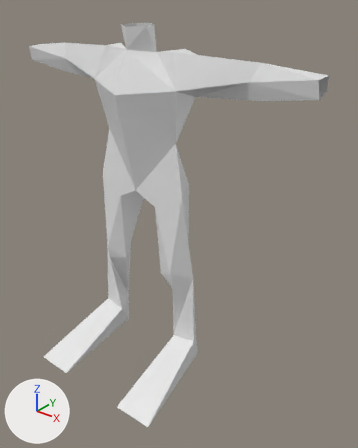
The Blender file microPerson.blend: old version first, new version second.
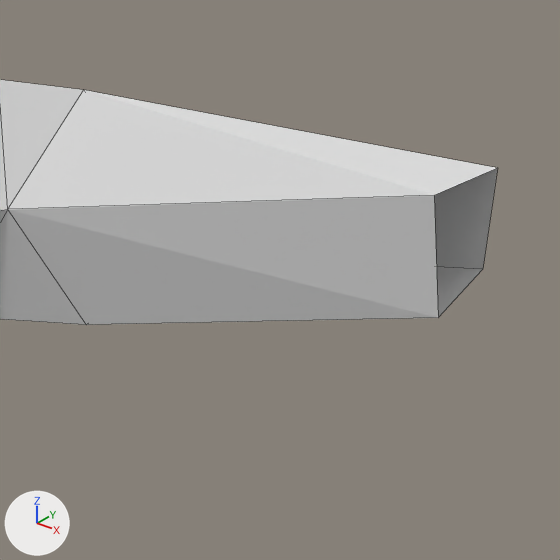
The first picture shows the older version from a camera (50 mm lens) standing at (1.471, -1.547, 1.771) and looking at (0.205, 0.035, 0.79). The close-ups show the older and then the newer version on the part from 69% to 95% of the width and 11% to 31% of the height of that picture. Only the edits that show in the close-ups are written down. The axes (+X, +Y, +Z) are drawn at lower left. The lights are the same throughout. The close-ups show mesh edges as thin lines. The same objects are shown in both versions, whatever each file hides.
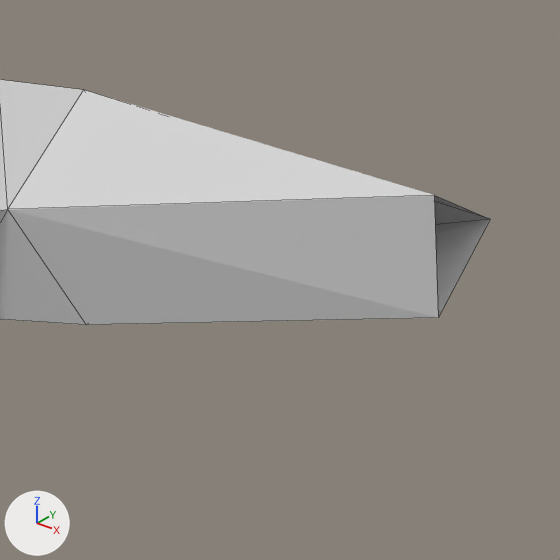
Changed parts and their boxes (x1, y1, x2, y2) in the close-ups (560 x 560 px; the box of a moved part takes in the faces that stretch with it):
'Cube.001', reshaped
    before: (0, 80, 497, 325)
    after: (0, 80, 490, 325)
part 1 of me_cube_002, moved or reshaped
    before: (8, 90, 497, 318)
    after: (8, 90, 490, 317)

The change in detail:
me_cube_002 is used by ob_cube_001; location (0.0, 0.0, 0.0).
Verts and faces of me_cube_002; kept vertices keep their numbers, new ones are numbered from 44.
Before the commit, vertices of me_cube_002: 24 (0.78, 0.05, 1.48) at pixel (434, 195), 25 (0.78, 0.13, 1.49) at pixel (497, 167), 26 (0.79, 0.06, 1.42) at pixel (438, 317), 27 (0.78, 0.13, 1.43) at pixel (482, 269), 31 (0.56, 0.08, 1.38) at pixel (86, 324).
Before the commit, vertices of me_cube_002: 32 (0.51, 0.06, 1.45) at pixel (7, 209), 33 (0.54, 0.09, 1.51) at pixel (83, 89), 34 (0.58, 0.16, 1.41).
me_cube_002 had 44 vertices, 42 faces and spanned x 0.0..0.79, y -0.39..0.17, z 0.0..1.63.
me_cube_002 now has 43 vertices, 42 faces and spans x 0.0..0.79, y -0.39..0.17, z 0.0..1.63.
Part 1, on me_cube_002:
Vertices deleted: 25, 27 (with the faces that use them).
New vertex 44 is at (0.78, 0.13, 1.46), pixel (490, 219).
New faces: (24, 44, 33, 32), (33, 44, 34), (26, 31, 34, 44).
Other edits to the shape of me_cube_002 do not show in these pictures.
